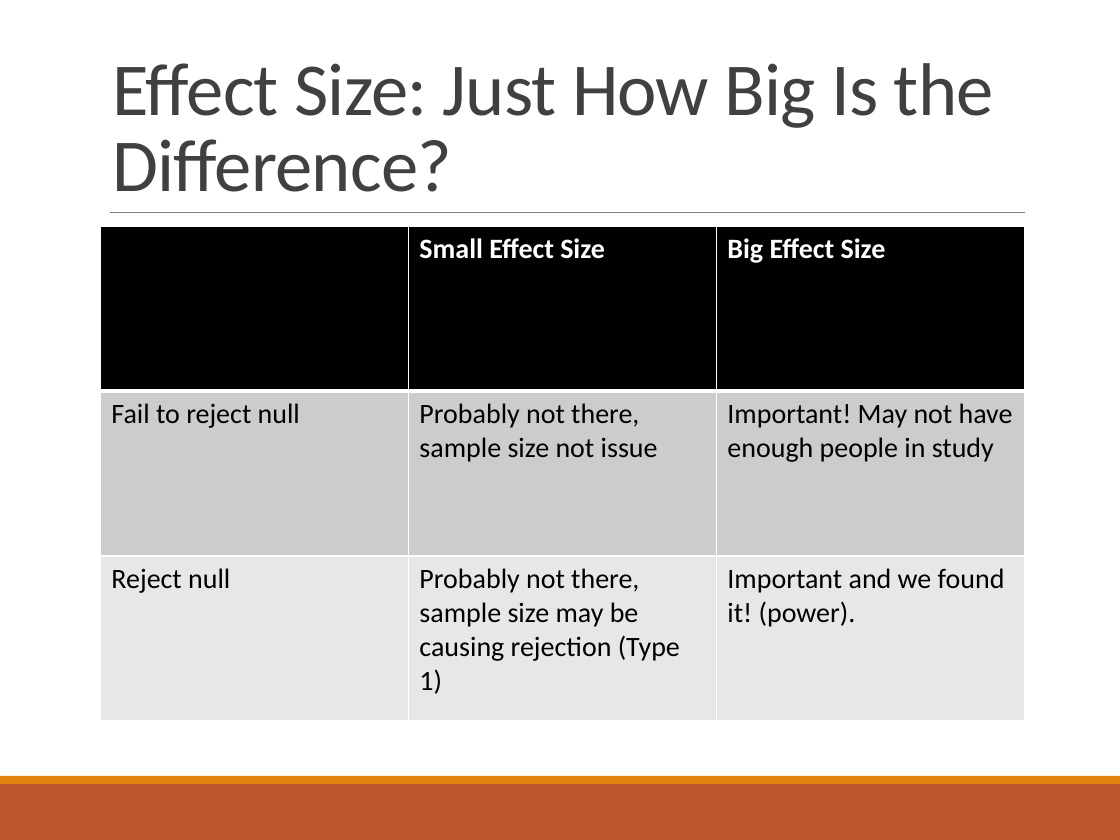
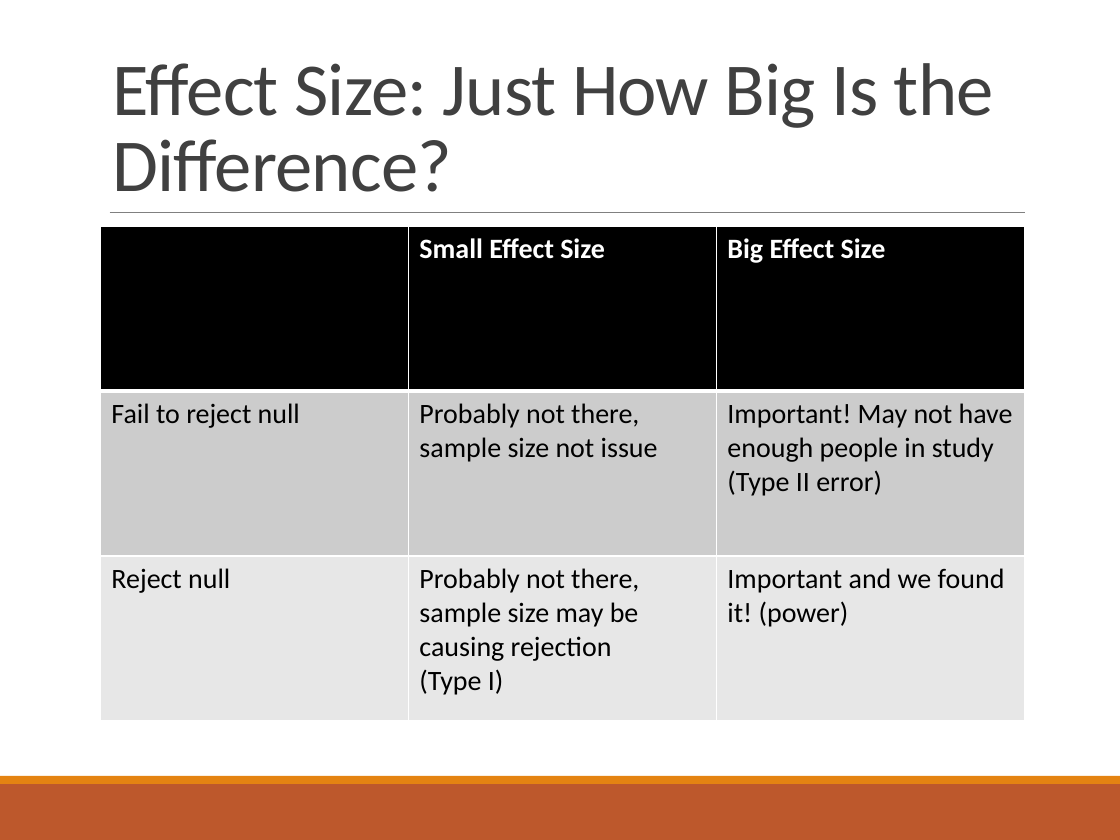
Before and after one commit to doomlab/PSY-200, a slide deck: slide 16 of Fall2018 Lecture Notes/Chapter 8 Lecture.pptx. Drawn at 1120x840 pixels with LibreOffice and Linux fonts; fonts in the diff are those of the drawing. Boxes give left, top, right and bottom in pixels: in the first picture for what was removed or moved away, otherwise in the second. Text is boxed around its words. In the diff, an @@ line names an element or a change of style, - is before the commit and + after.

```diff
--- a/Fall2018 Lecture Notes/Chapter 8 Lecture.pptx
+++ b/Fall2018 Lecture Notes/Chapter 8 Lecture.pptx
@@ table at [101,226,1025,721] @@
-row 2, column 3: Important! May not have enough people in study
+row 2, column 3: Important! May not have enough people in study / (Type II error)
-row 3, column 2: Probably not there, sample size may be causing rejection (Type 1)
+row 3, column 2: Probably not there, sample size may be causing rejection / (Type I)
-row 3, column 3: Important and we found it! (power).
+row 3, column 3: Important and we found it! (power)
```
Also in this commit, not shown: 15 other slides changed, 1 slide added, 1 slide removed, 1 other file.
